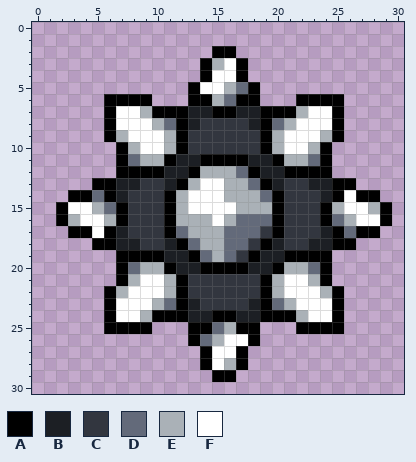
Pixel-art file -- gfx/mine.aseprite. Above is the file before it was changed.
32x32 pixels, 1 frame. The old version is drawn lined up with the new one, on the new canvas.
Palette (. is transparent): A #000000  B #1c1f24  C #32363f  D #636a7a  E #aab1b7  F #ffffff
Pixels before, first column x 2:
 2 .............AA.............
 3 ............AEFA............
 4 ............AFFA............
 5 ...........AFFEDA...........
 6 ....AAAA...AAEDAA...AAAA....
 7 ....AFFEAAABBAABBAAAEFFA....
 8 ....AFFFEDABCCCCBADEFFFA....
 9 ....AEFFFEACCCCCCAEFFFEA....
10 .....AEFFEACCCCCCAEFFEA.....
11 .....ADEEABBAAAABBAEEDA.....
12 .....AAAABBAEEEDABBAAAA.....
13 ...AABBCCBAEFFEEDABCCBBAA...
14 .AADABCCCAEFFFEEEDACCCBAFAA.
15 AFFEDACCCAEFFFFEEEACCCAEFFEA
16 AEFFEACCCAEEEFEDDDACCCADEFFA
17 .AAFABCCCADEEEDDDCACCCBADAA.
18 ...AABBCCBADEEDDCABCCBBAA...
19 .....AAAABBADEDCABBAAAA.....
20 .....ADEEABBAAAABBAEEDA.....
21 .....AEFFEACCCCCCAEFFEA.....
22 ....AEFFFEACCCCCCAEFFFEA....
23 ....AFFFEDABCCCCBADEFFFA....
24 ....AFFEAAABBAABBAAAEFFA....
25 ....AAAA...AADEAA...AAAA....
26 ...........ADEFFA...........
27 ............AFFA............
28 ............AFEA............
29 .............AA.............
After the commit:
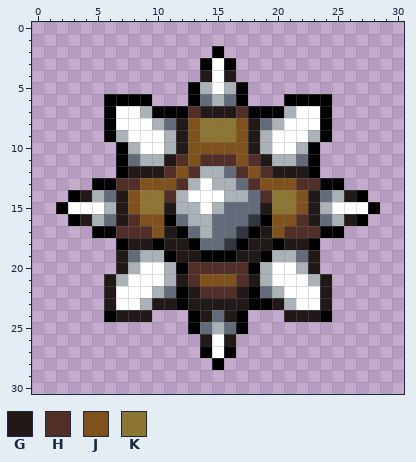
Colours new in this view: G #211918  H #512f28  J #7f521d  K #8d7534
Change:
canvas 32x32 -> 31x31 (the part of the old canvas that was cut away was empty and is not shown)
Changed rows in their new state; - is an unchanged pixel.
first column x 2:
 2 --------------.-------------
 3 -------------FA.------------
 4 ------------G-G.------------
 5 ------------E--A.-----------
 6 ------------D---.--A---.----
 7 -----------HGGGHA--EF-A.----
 8 ----------GJKKKJGDEF--A.----
 9 ----------GJKKKJGEF--EA.----
10 ----------GJJJJJGEF-EA.-----
11 ---------GHJHHHJHGE-DA.-----
12 ------GGGHJH--DHJHGGG-.-----
13 -----HHJJJH--E-DHJJJHHA-.---
14 --GEDGJKKH------DHKKJGDEG-.-
15 ---FEGJKKG-E-EDDDGKKJGEF--A.
16 .AGEDGHJJ-D--DD-CAJJHGDEGA..
17 -..A-HHHJGAD-D-CAGJHHHA-...-
18 ---..AGGAGGADDCAGGAGGA...---
19 -----GDEEAGGAAAGGAEEDG.-----
20 -----GEFFEAHHHHHAEFF-G.-----
21 ----GEF---GHJJJHGEF---G-----
22 ----GF--ED-GHHHGAD----G.----
23 ----G--EGG-GGGGGA-G---G.----
24 -----GGG...AGDGA...GGGA.----
25 ----....----DED-.---....----
26 -----------.GFG..-----------
27 --------------A.------------
28 ------------.A..------------
29 -------------..-------------
Changed places in both pictures, as pixel boxes (x1, y1, x2, y2):
changed: (56, 46, 392, 382)
